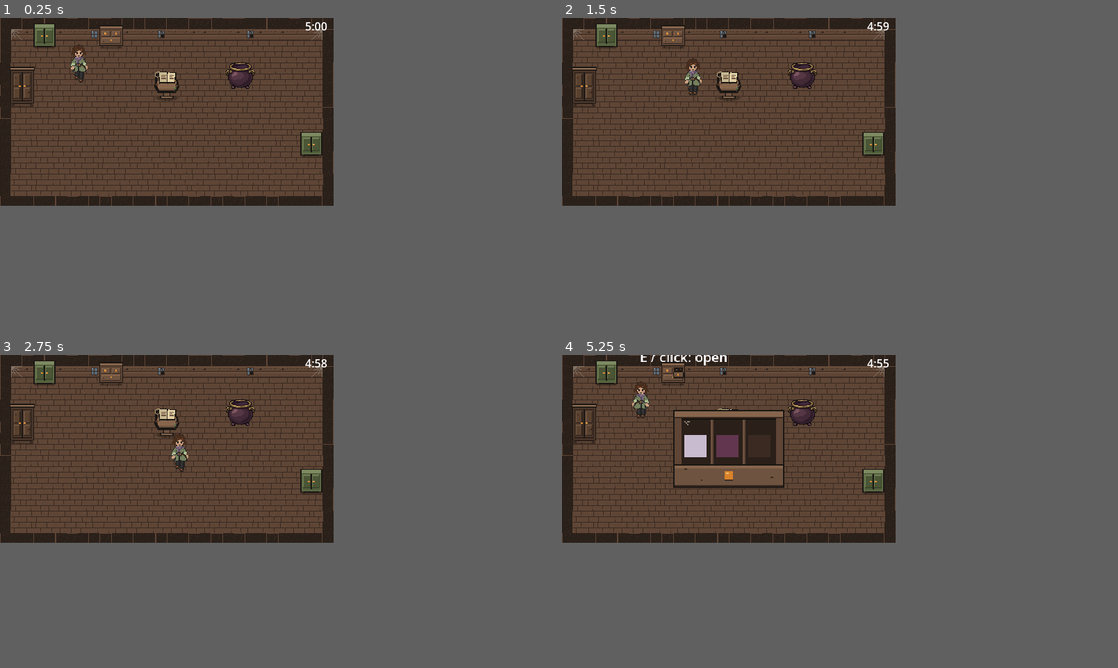
Above: before the commit, frames 1-4 (two rows, left to right).
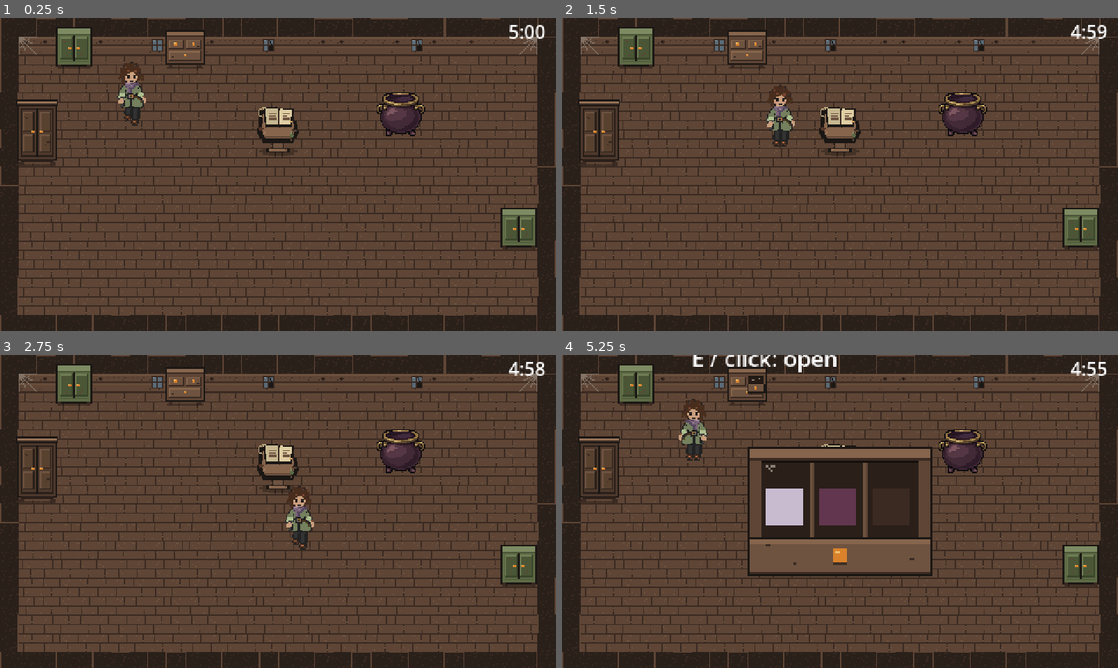
Above: after the commit, the same moments.

Repository: daize16/five-to-survive
Game: Godot game, scene res://main.tscn
Two runs of this game, one before a commit and one after it. Both use one fixed random seed, a clock stepped at 60 frames per second and the inputs below.
Inputs (mouse positions are in pixels of both pictures, inside the frame that each line leads up to):
- Up to frame 1 (0.25 s): no input
- Up to frame 2 (1.5 s): tap Enter at 0.5, 1.25, 1.35 s; move the mouse to (728, 83) at 0.52 s; hold Right (walk_right) 0.53-1.28 s; hold E (interact) 0.53-1.28 s; click (728, 83) at 0.67 s; move the mouse to (662, 121) at 1.27 s; hold Down (walk_down) from 1.28 s (still down)
- Up to frame 3 (2.75 s): move the mouse to (200, 408) at 2.02 s; release Down (walk_down) at 2.03 s; hold Right (walk_right) from 2.03 s (still down); hold E (interact) from 2.03 s (still down)
- Up to frame 4 (5.25 s): move the mouse to (712, 486) at 2.77 s; release Right (walk_right) at 2.78 s; release E (interact) at 2.78 s; hold Up (walk_up) 2.78-3.53 s; tap Enter at 2.85, 4.35 s; click (712, 486) at 2.92 s; move the mouse to (828, 477) at 3.52 s; hold E (interact) 3.53-4.28 s; hold Left (walk_left) 3.53-5.03 s; move the mouse to (628, 420) at 4.27 s; move the mouse to (745, 448) at 5.02 s; hold Down (walk_down) from 5.03 s (still down); hold E (interact) from 5.03 s (still down); click (745, 448) at 5.17 s
In our replay, the window is 480x270 before the commit and 800x450 after it. These sizes can differ from the game's own. Grey fills any space a smaller window leaves; there, only what the larger window draws over its background counts as a difference.

The runs differ from the first frame. In frame 1, 36% of the frame differs, in the area x 0-100%, y 0-100%; in frame 2, 36%; in frame 3, 36%; in frame 4, 42%.

Commit message:
increase screen size

Diff:
--- a/new-game-project/project.godot
+++ b/new-game-project/project.godot
@@ -24,6 +24,8 @@
 
 window/size/viewport_width=480
 window/size/viewport_height=270
+window/size/window_width_override=964
+window/size/window_height_override=544
 window/stretch/mode="viewport"
 window/stretch/aspect="expand"
 window/stretch/scale_mode="integer"
